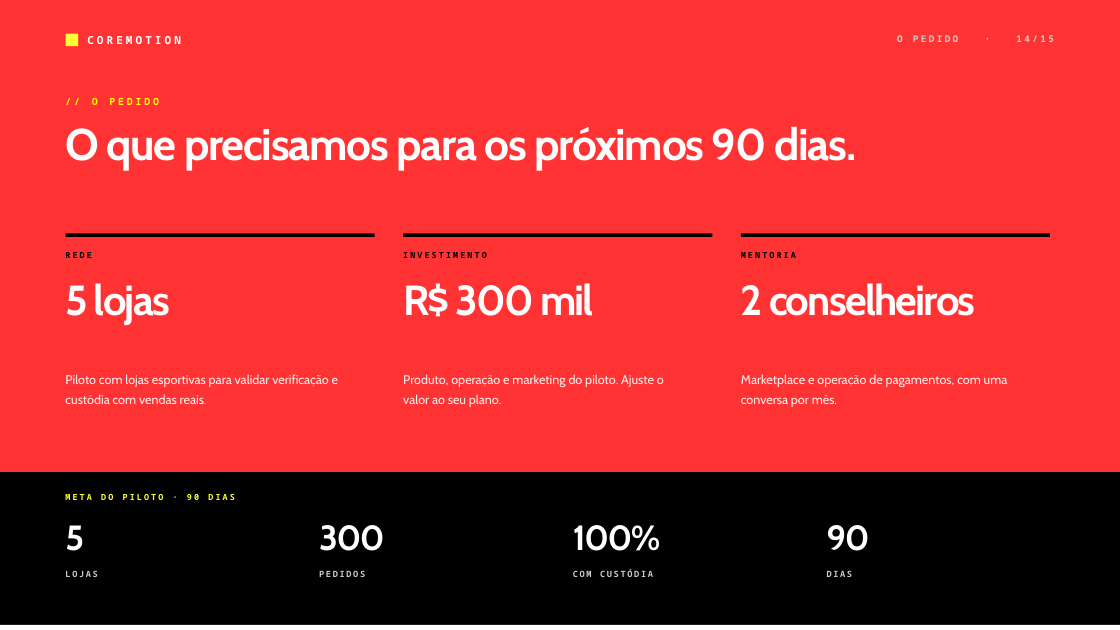
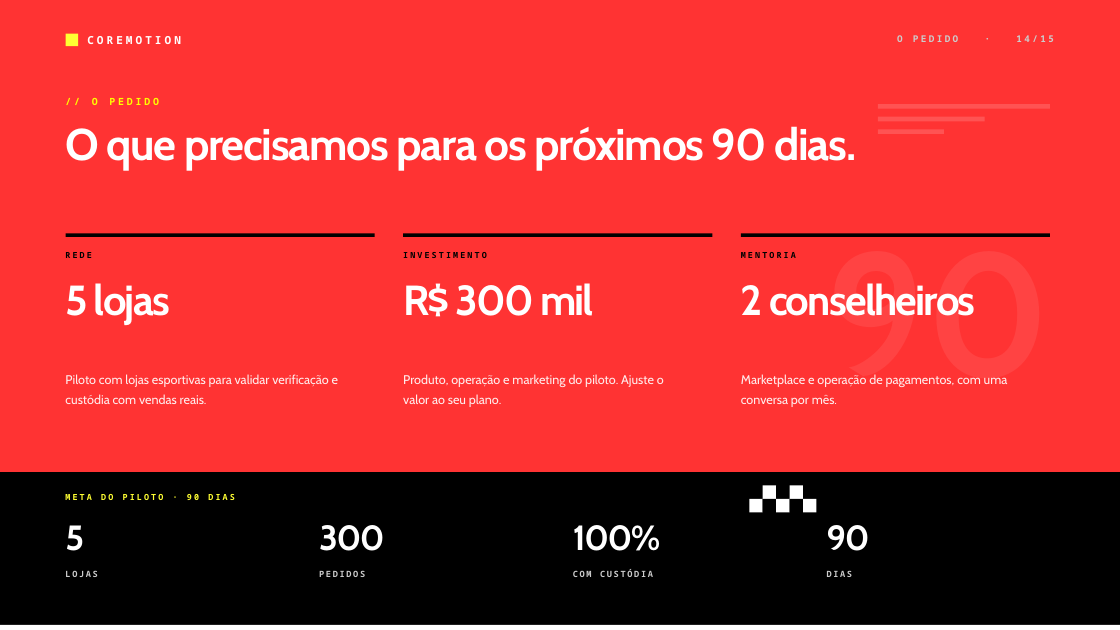
Before and after one commit to FeufeuP/-CoreMotion, a slide deck: slide 14 of docs/pitch/CoreMotion-Pitch-Banca.pptx. Drawn at 1120x630 pixels with LibreOffice and Linux fonts; fonts in the diff are those of the drawing. Boxes give left, top, right and bottom in pixels: in the first picture for what was removed or moved away, otherwise in the second. Text is boxed around its words. In the diff, an @@ line names an element or a change of style, - is before the commit and + after.

```diff
--- a/docs/pitch/CoreMotion-Pitch-Banca.pptx
+++ b/docs/pitch/CoreMotion-Pitch-Banca.pptx
@@ rectangle added at bbox=[878, 104, 1050, 109], fill #FFFFFF at 16% opacity @@
@@ rectangle added at bbox=[878, 117, 985, 122], fill #FFFFFF at 16% opacity @@
@@ rectangle added at bbox=[878, 129, 944, 134], fill #FFFFFF at 16% opacity @@
@@ text added at bbox=[827, 233, 1049, 404], 150 pt, text #FFFFFF at 7% opacity, bold @@
+90
@@ rectangle added at bbox=[749, 486, 763, 499], fill #000000 @@
@@ rectangle added at bbox=[749, 499, 763, 513], fill #FFFFFF @@
@@ rectangle added at bbox=[763, 486, 776, 499], fill #FFFFFF @@
@@ rectangle added at bbox=[763, 499, 776, 513], fill #000000 @@
@@ rectangle added at bbox=[776, 486, 790, 499], fill #000000 @@
@@ rectangle added at bbox=[776, 499, 790, 513], fill #FFFFFF @@
@@ rectangle added at bbox=[790, 486, 803, 499], fill #FFFFFF @@
@@ rectangle added at bbox=[790, 499, 803, 513], fill #000000 @@
@@ rectangle added at bbox=[803, 486, 817, 499], fill #000000 @@
@@ rectangle added at bbox=[803, 499, 817, 513], fill #FFFFFF @@
```
Also in this commit, not shown: 14 other slides changed, 7 other files.
